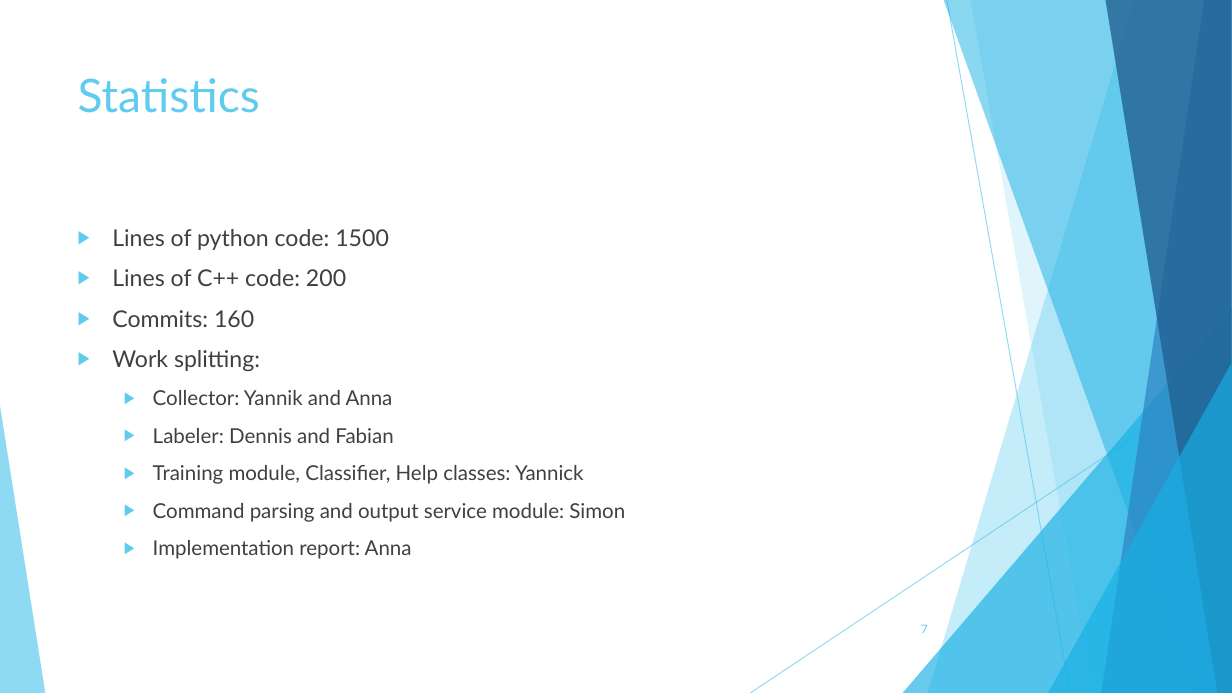
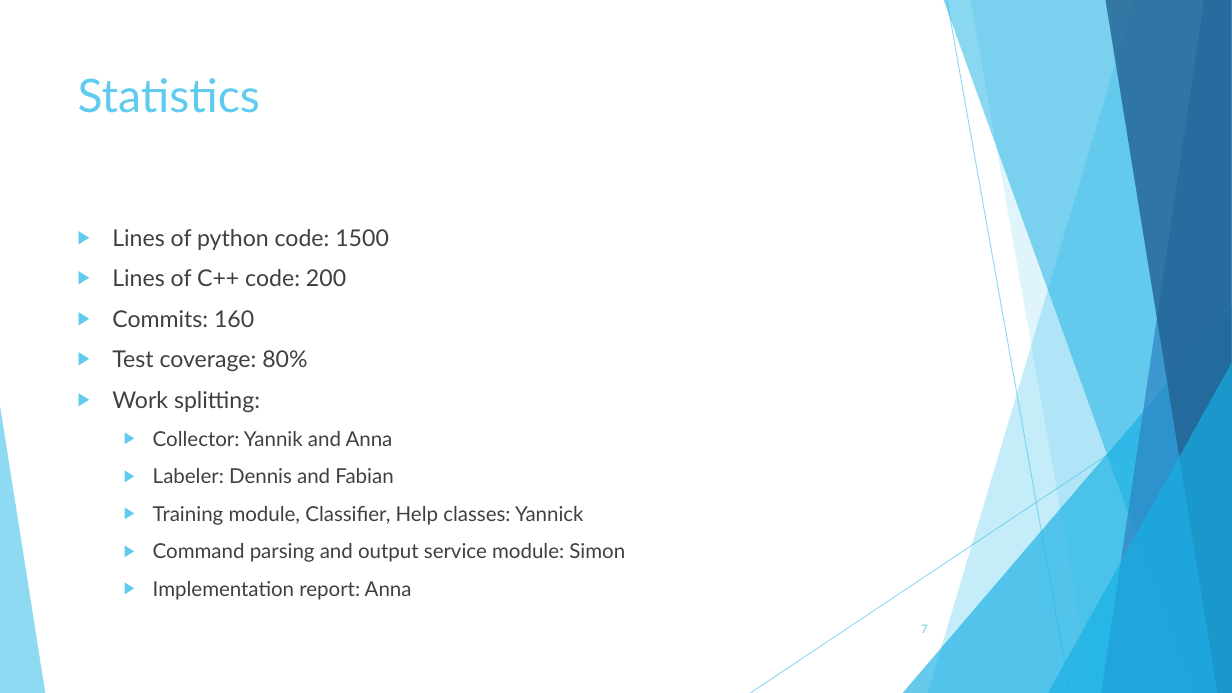
Before and after one commit to TheSlimvReal/PSE---LA-meets-ML, a slide deck: slide 7 of Implementation Sheet/Impl_sheet_presentation.pptx. Drawn at 1232x693 pixels with LibreOffice and Linux fonts; fonts in the diff are those of the drawing. Boxes give left, top, right and bottom in pixels: in the first picture for what was removed or moved away, otherwise in the second. Text is boxed around its words. In the diff, an @@ line names an element or a change of style, - is before the commit and + after.

```diff
--- a/Implementation Sheet/Impl_sheet_presentation.pptx
+++ b/Implementation Sheet/Impl_sheet_presentation.pptx
@@ text at [112, 350, 307, 371]: paragraph added @@
+▶ Test coverage: 80%
```
Also in this commit, not shown: 4 other slides changed.
